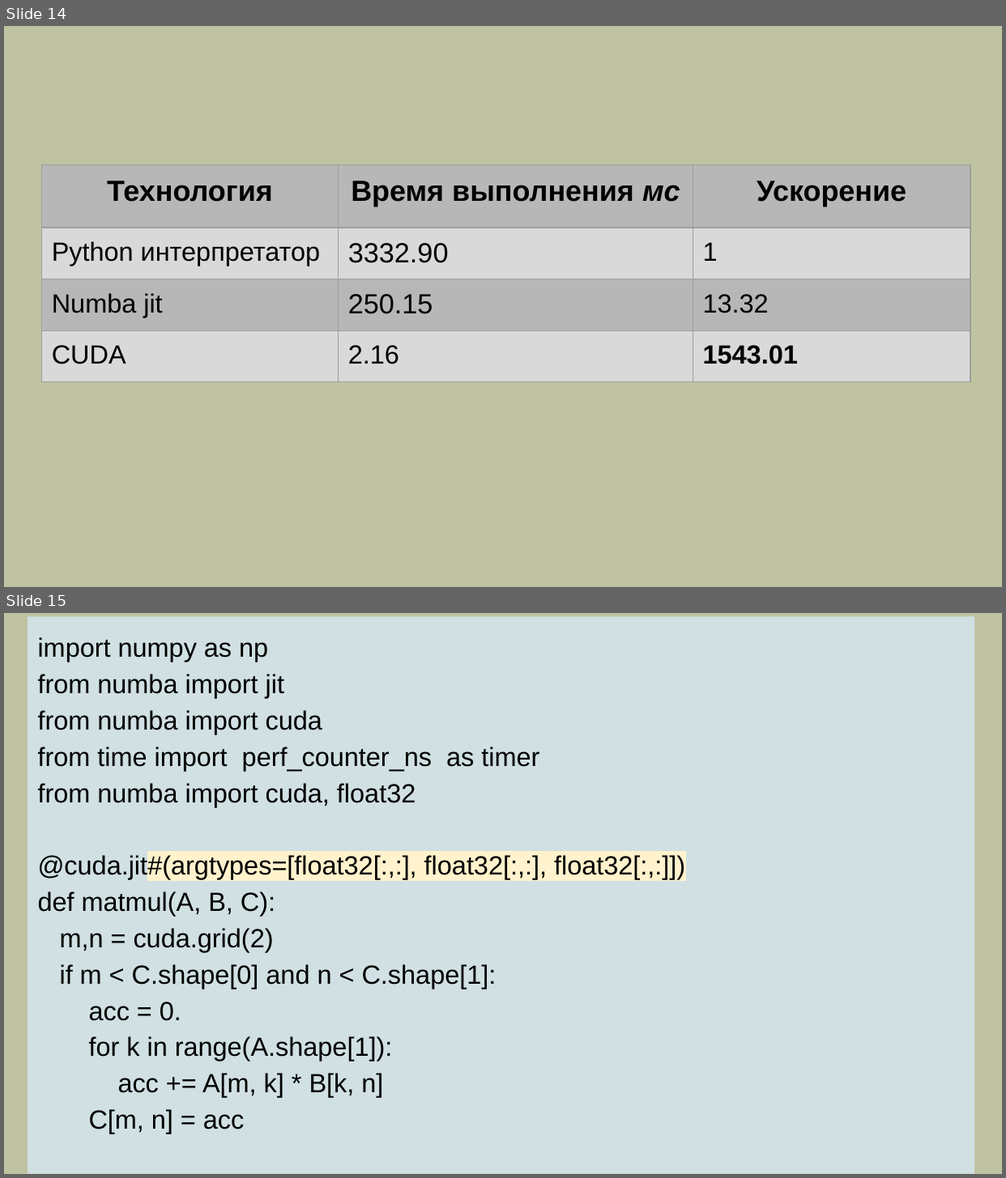
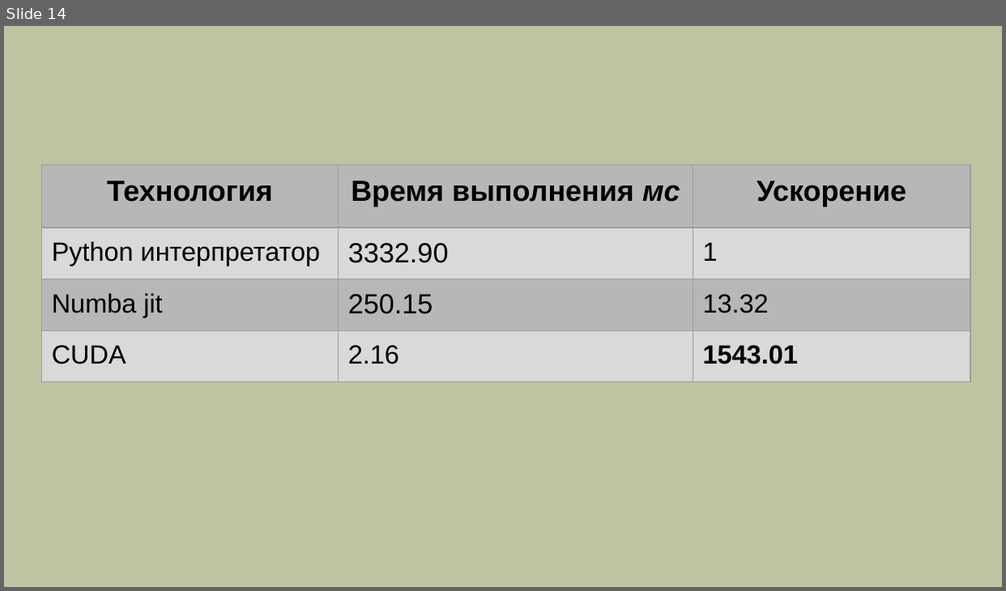
Before and after one commit to mlkv52/sibsutis_cuda_bachelors-2025, a slide deck: Лекции/pptx/Лекция10-ПГП-2025.pptx. Shown one above the other, each under a label of ours: slides 14 and 15 before the commit, slide 14 after it. The pictures are 1006x1178 and 1006x591 pixels, drawn with LibreOffice and Linux fonts; fonts in the diff are those of the drawing. Boxes give left, top, right and bottom in pixels: in the first picture for what was removed or moved away, otherwise in the second. Text is boxed around its words. In the diff, an @@ line names an element or a change of style, - is before the commit and + after.

```diff
--- a/Лекции/pptx/Лекция10-ПГП-2025.pptx
+++ b/Лекции/pptx/Лекция10-ПГП-2025.pptx
@@ slide 15 removed at box(4, 613, 1002, 1174), background #C0C3A1 @@
@@ rectangle removed at box(28, 616, 975, 1174) @@
-import numpy as np
-from numba import jit
-from numba import cuda
-from time import perf_counter_ns as timer
-from numba import cuda, float32
-@cuda.jit#(argtypes=[float32[:,:], float32[:,:], float32[:,:]])
-def matmul(A, B, C):
-m,n = cuda.grid(2)
-if m < C.shape[0] and n < C.shape[1]:
-acc = 0.
-for k in range(A.shape[1]):
-acc += A[m, k] * B[k, n]
-C[m, n] = acc
```
Also in this commit, not shown: 5 other slides removed.
